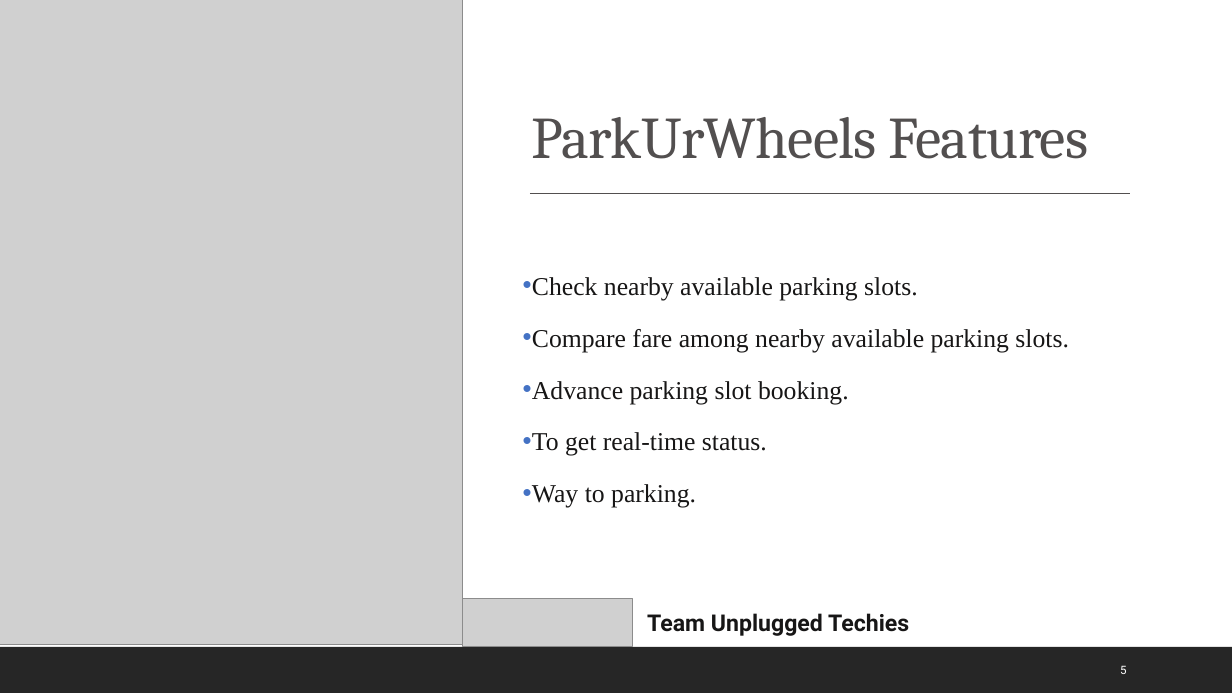
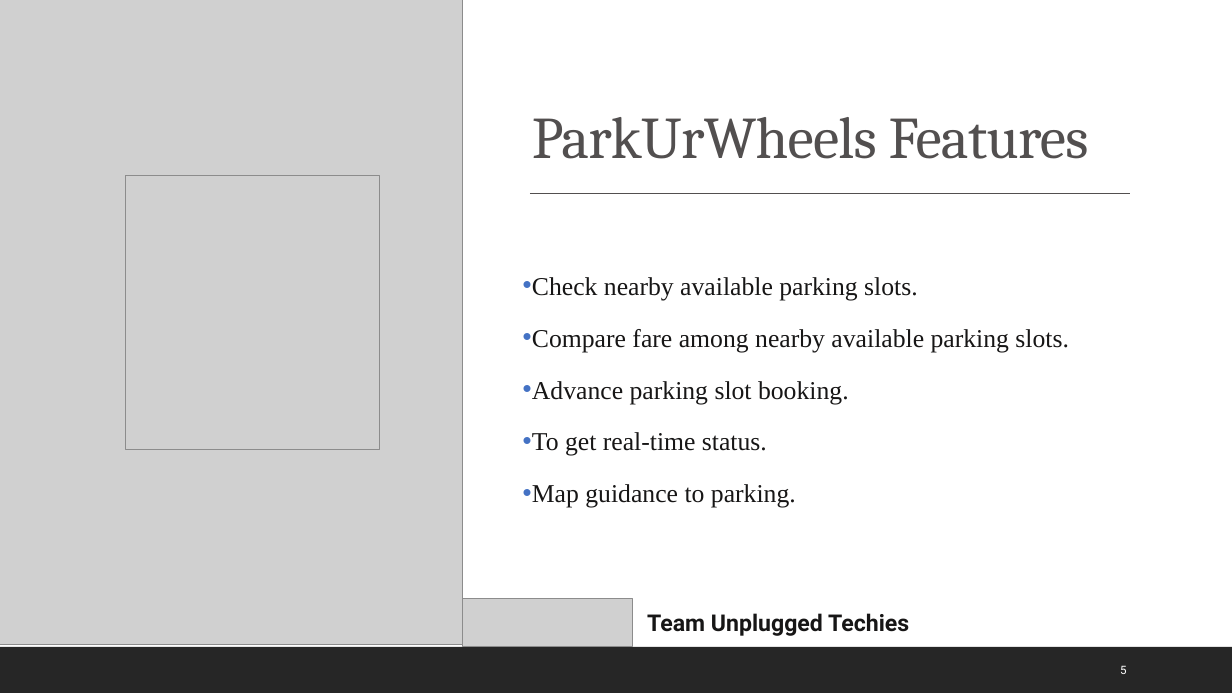
Before and after one commit to rajeshkanaka/parkurwheels, a slide deck: slide 5 of ParkUrWheels PPT.pptx. Drawn at 1232x693 pixels with LibreOffice and Linux fonts; fonts in the diff are those of the drawing; grey boxes stand for pictures. Boxes give left, top, right and bottom in pixels: in the first picture for what was removed or moved away, otherwise in the second. Text is boxed around its words. In the diff, an @@ line names an element or a change of style, - is before the commit and + after.

```diff
--- a/ParkUrWheels PPT.pptx
+++ b/ParkUrWheels PPT.pptx
@@ picture added at bbox=[126, 176, 380, 450] @@
@@ text at bbox=[532, 484, 796, 508]: text changed @@
-• Way to parking.
+• Map guidance to parking.
```
Also in this commit, not shown: 3 other slides changed, 5 other files.
